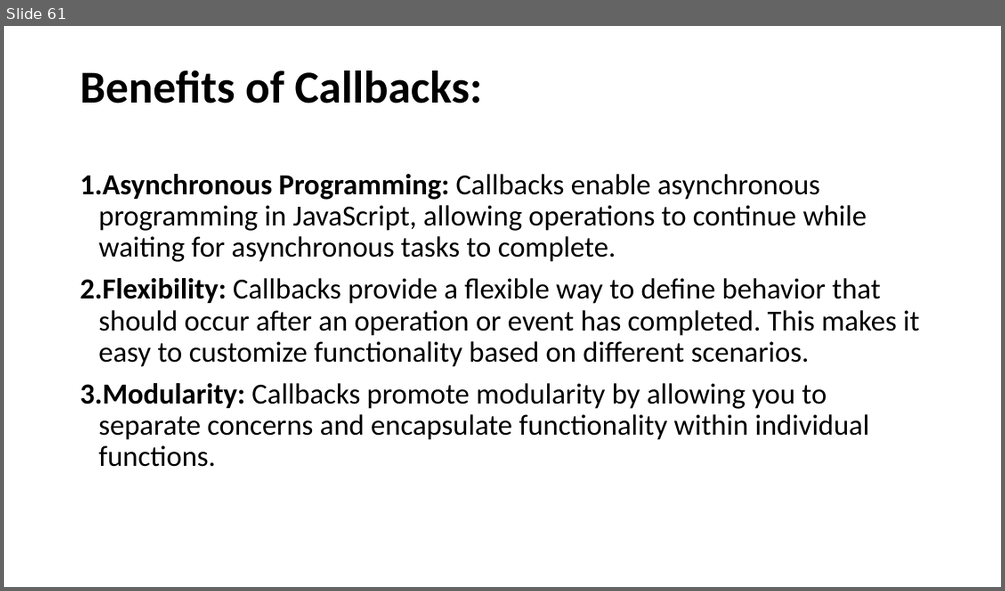
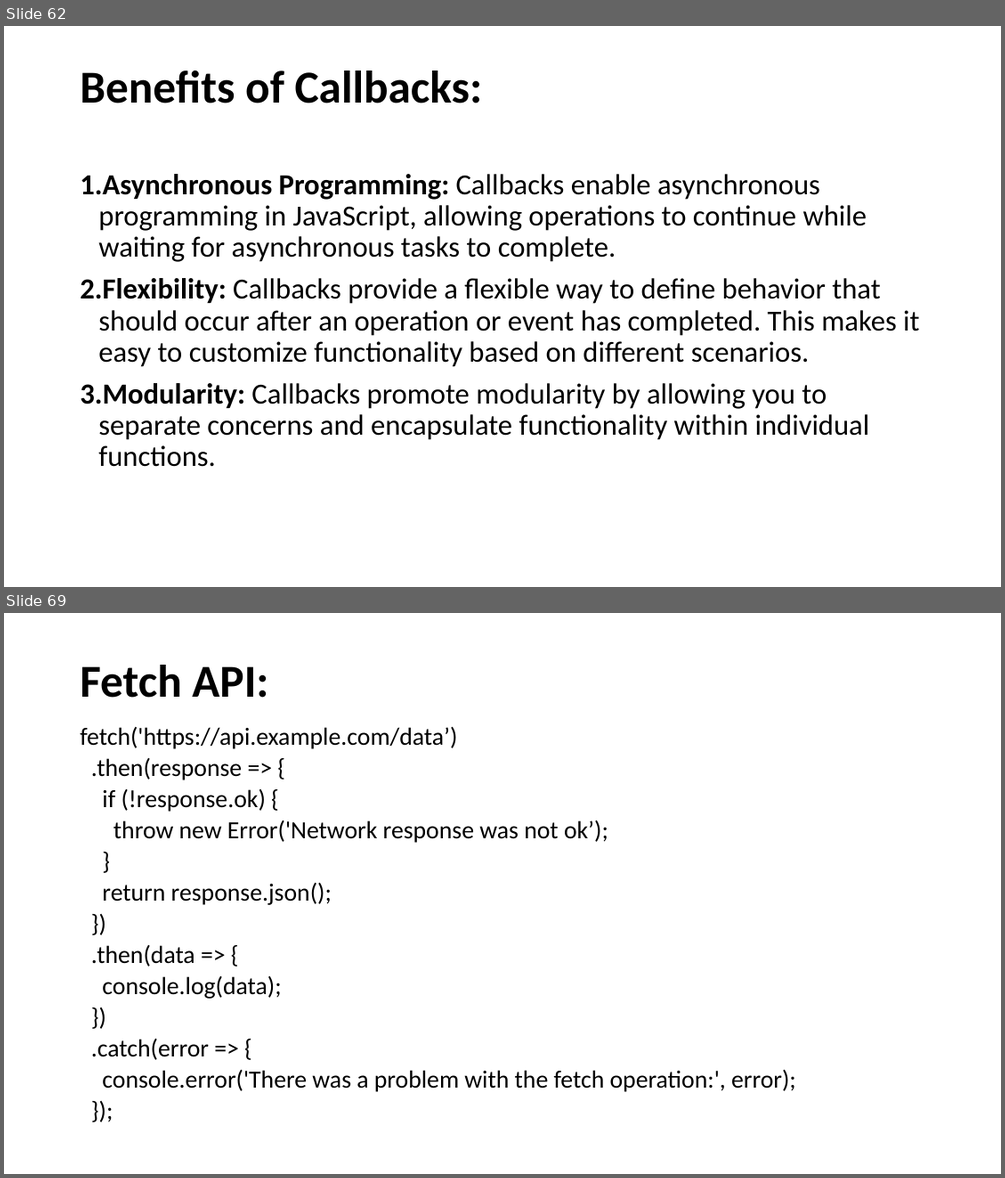
Before and after one commit to SethLK/JavaScript-Wizard-Course-for-Beginners, a slide deck: JavaScript Master Course for Beginners.pptx. Shown one above the other, each under a label of ours: slide 61 before the commit, slides 62 and 69 after it; the slides between them are not shown. The pictures are 1005x591 and 1005x1178 pixels, drawn with LibreOffice and Linux fonts; fonts in the diff are those of the drawing. Boxes give left, top, right and bottom in pixels: in the first picture for what was removed or moved away, otherwise in the second. Text is boxed around its words. In the diff, an @@ line names an element or a change of style, - is before the commit and + after.

```diff
--- a/JavaScript Master Course for Beginners.pptx
+++ b/JavaScript Master Course for Beginners.pptx
@@ slide 69 added at <box>4,613,1001,1174</box>, background #FFFFFF @@
@@ title added at <box>80,665,268,698</box>, 44 pt, text #000000, bold @@
+Fetch API:
@@ text added at <box>80,727,796,1092</box>, 23.8 pt, text #000000 @@
+fetch('https://api.example.com/data’)
+.then(response => {
+if (!response.ok) {
+throw new Error('Network response was not ok’);
+}
+return response.json();
+})
+.then(data => {
+console.log(data);
+})
+.catch(error => {
+console.error('There was a problem with the fetch operation:', error);
+});
@@ what was slide 61 is now slide 62 @@
```
Also in this commit, not shown: 9 slides changed, 14 other slides added.
